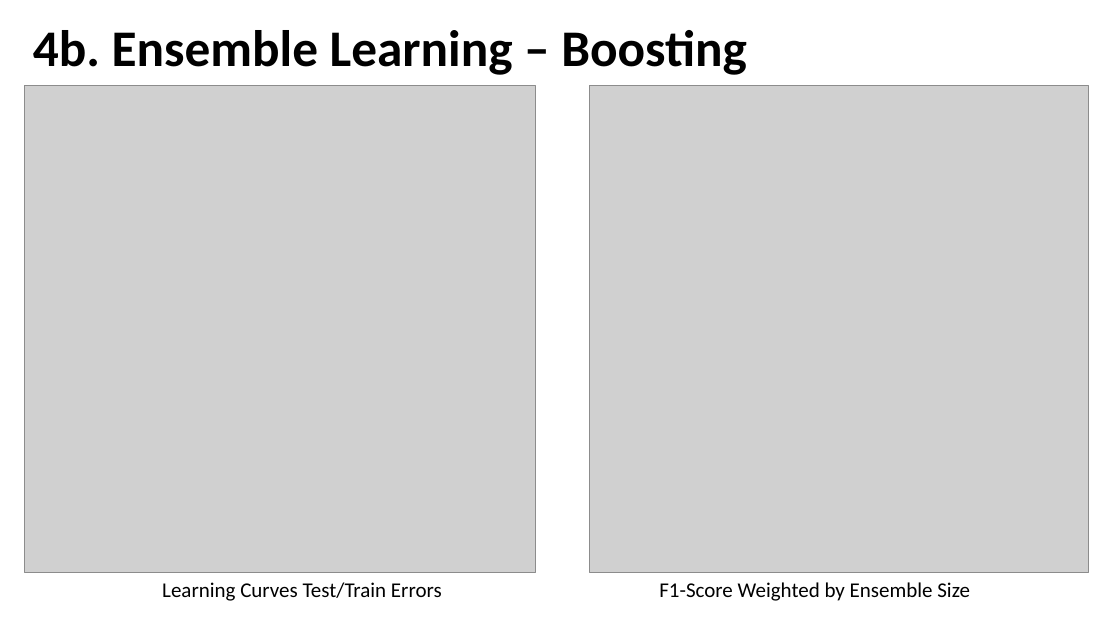
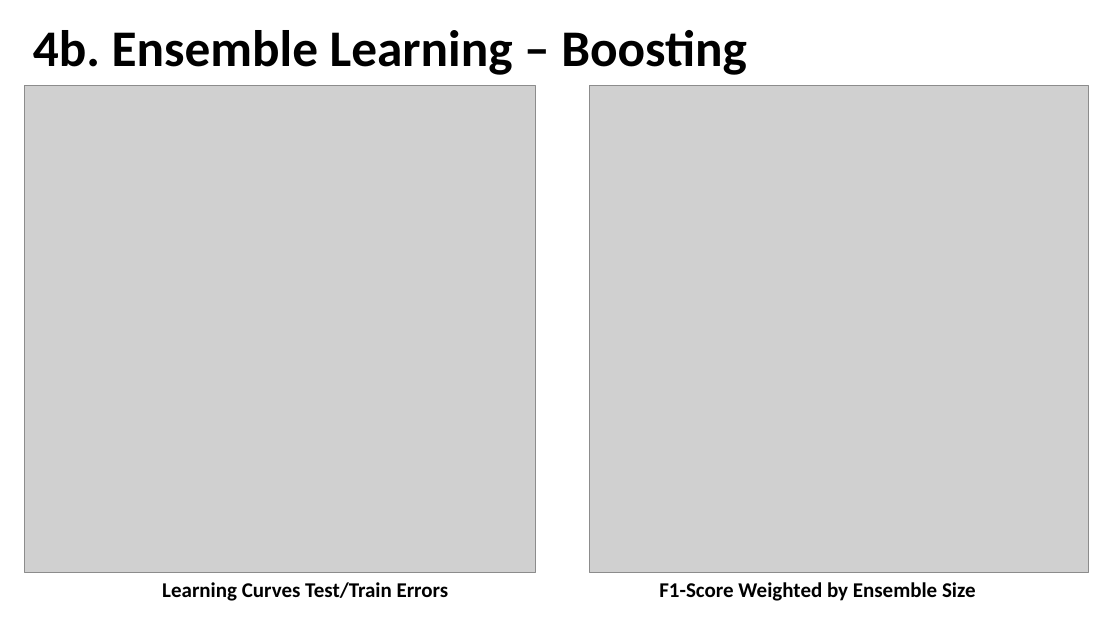
Before and after one commit to CSML1010-3-2020/NLPCourseProject, a slide deck: slide 14 of CSML1010_Group3_Project_Milestone02.pptx. Drawn at 1120x630 pixels with LibreOffice and Linux fonts; fonts in the diff are those of the drawing; grey boxes stand for pictures. Boxes give left, top, right and bottom in pixels: in the first picture for what was removed or moved away, otherwise in the second. Text is boxed around its words. In the diff, an @@ line names an element or a change of style, - is before the commit and + after.

```diff
--- a/CSML1010_Group3_Project_Milestone02.pptx
+++ b/CSML1010_Group3_Project_Milestone02.pptx
@@ text "Learning Curves Test/Train Errors" at (162,582,449,601): bold on @@
@@ text "F1-Score Weighted by Ensemble Size" at (659,582,976,601): bold on @@
```
Also in this commit, not shown: 4 other slides changed, 4 slides added, 3 slides removed.
